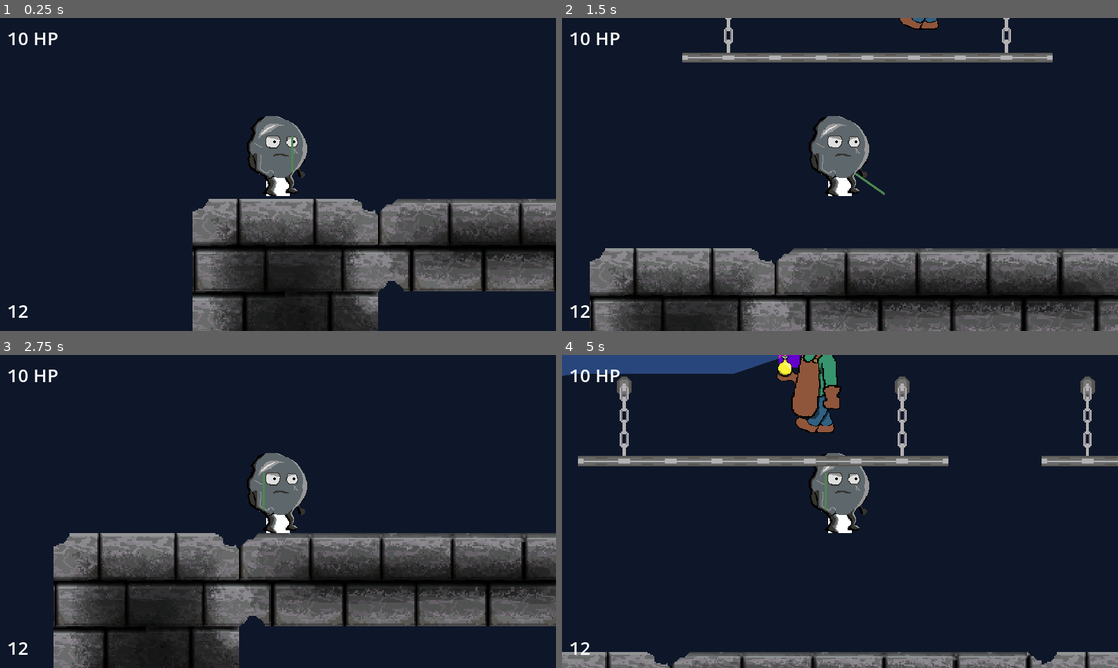
Above: before the commit, frames 1-4 (two rows, left to right).
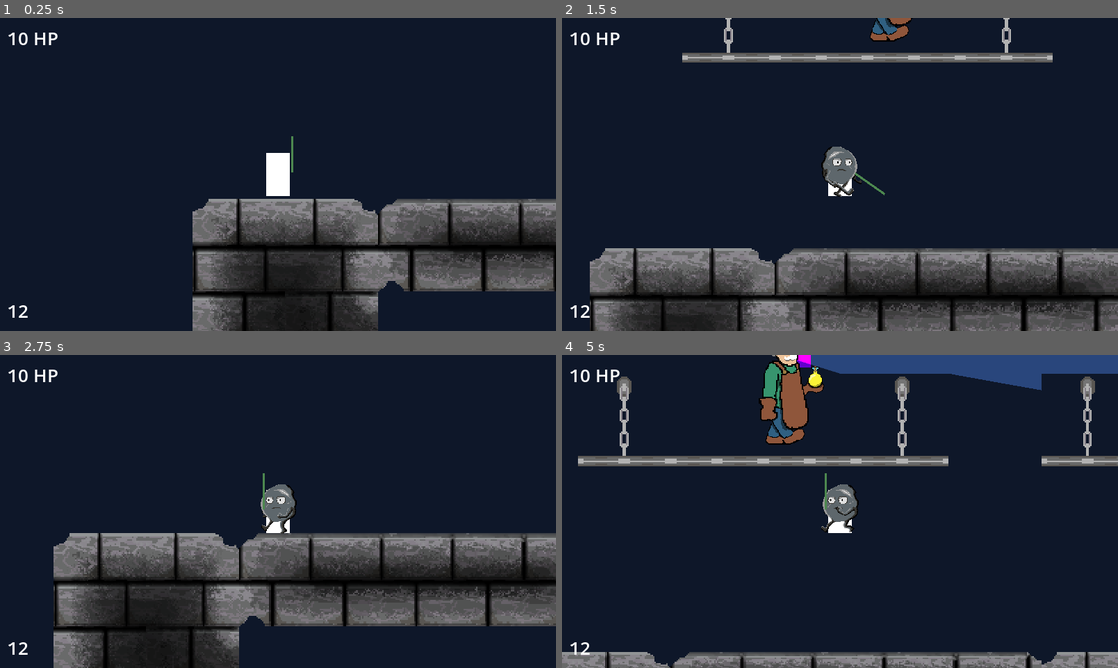
Above: after the commit, the same moments.

Repository: HJohnRoss/LastOfTheLead
Game: Godot game, scene res://scenes/level_1/level_1.tscn
The game is run twice, just before and just after one commit, with the same random seed, the same clock (stepped at 60 frames per second) and the same inputs.
Inputs (mouse positions are in pixels of both pictures, inside the frame that each line leads up to):
- Up to frame 1 (0.25 s): no input
- Up to frame 2 (1.5 s): move the mouse to (962, 158) at 0.52 s; hold D (right) from 0.53 s (still down); click (962, 158) at 0.6 s; tap Backspace (jump) at 0.77 s; move the mouse to (728, 190) at 1.27 s; click (728, 190) at 1.35 s
- Up to frame 3 (2.75 s): tap Backspace (jump) at 1.52 s; move the mouse to (333, 442) at 2.02 s; release D (right) at 2.03 s; hold A (left) from 2.03 s (still down); click (333, 442) at 2.1 s
- Up to frame 4 (5 s): move the mouse to (812, 574) at 2.77 s; release A (left) at 2.78 s; hold D (right) 2.78-4.28 s; click (812, 574) at 2.85 s; tap Backspace (jump) at 3.02, 3.77, 4.52 s; move the mouse to (1006, 558) at 3.52 s; click (1006, 558) at 3.6 s; move the mouse to (673, 464) at 4.27 s; hold A (left) from 4.28 s (still down); click (673, 464) at 4.35 s

The runs differ from the first frame. In frame 1, 1.9% of the frame differs, in the area x 44-56%, y 31-57%; in frame 2, 2.3%; in frame 3, 1.6%; in frame 4, 10%, in the area x 0-100%, y 0-57%.

Commit message:
Player_Animation_implemented

Diff:
--- a/scenes/level_1/level_1.tscn
+++ b/scenes/level_1/level_1.tscn
@@ -1,77 +1,10 @@
-[gd_scene load_steps=11 format=3 uid="uid://cga6vvddkquy2"]
+[gd_scene load_steps=5 format=3 uid="uid://cga6vvddkquy2"]
 
 [ext_resource type="PackedScene" uid="uid://d03q4bemjddqu" path="res://scenes/player/player.tscn" id="1_0u8j3"]
-[ext_resource type="Texture2D" uid="uid://dvvipqlyw4fgy" path="res://scenes/level_1/Lead_run_animation.png" id="2_0cxj5"]
 [ext_resource type="PackedScene" uid="uid://vcyql0fvj26" path="res://scenes/wizard/wizard.tscn" id="2_lbeue"]
 [ext_resource type="TileSet" uid="uid://daehrjcbr3ygo" path="res://assets/tilemap/Stone_brick.tres" id="3_f7v0a"]
-[ext_resource type="Texture2D" uid="uid://b8ec0b6jhh1jq" path="res://scenes/level_1/enemy_walk.png" id="3_u8f14"]
 
 [sub_resource type="CanvasTexture" id="CanvasTexture_gqqwt"]
-
-[sub_resource type="Animation" id="Animation_1hyqe"]
-loop_mode = 1
-tracks/0/type = "value"
-tracks/0/imported = false
-tracks/0/enabled = true
-tracks/0/path = NodePath(".:visible")
-tracks/0/interp = 1
-tracks/0/loop_wrap = false
-tracks/0/keys = {
-"times": PackedFloat32Array(0),
-"transitions": PackedFloat32Array(1),
-"update": 1,
-"values": [true]
-}
-tracks/1/type = "value"
-tracks/1/imported = false
-tracks/1/enabled = true
-tracks/1/path = NodePath(".:frame")
-tracks/1/interp = 1
-tracks/1/loop_wrap = false
-tracks/1/keys = {
-"times": PackedFloat32Array(0, 0.1, 0.2, 0.3, 0.4, 0.5, 0.6, 0.7, 0.8, 0.9),
-"transitions": PackedFloat32Array(1, 1, 1, 1, 1, 1, 1, 1, 1, 1),
-"update": 1,
-"values": [0, 1, 2, 3, 4, 5, 6, 7, 8, 7]
-}
-
-[sub_resource type="AnimationLibrary" id="AnimationLibrary_vob51"]
-_data = {
-"default": SubResource("Animation_1hyqe")
-}
-
-[sub_resource type="Animation" id="Animation_w28xn"]
-length = 0.8
-loop_mode = 1
-tracks/0/type = "value"
-tracks/0/imported = false
-tracks/0/enabled = true
-tracks/0/path = NodePath("Basic_Alchemist_Sprite:visible")
-tracks/0/interp = 1
-tracks/0/loop_wrap = false
-tracks/0/keys = {
-"times": PackedFloat32Array(0),
-"transitions": PackedFloat32Array(1),
-"update": 1,
-"values": [true]
-}
-tracks/1/type = "value"
-tracks/1/imported = false
-tracks/1/enabled = true
-tracks/1/path = NodePath("Basic_Alchemist_Sprite:frame")
-tracks/1/interp = 1
-tracks/1/loop_wrap = false
-tracks/1/keys = {
-"times": PackedFloat32Array(0, 0.1, 0.2, 0.3, 0.4, 0.5, 0.6, 0.7),
-"transitions": PackedFloat32Array(1, 1, 1, 1, 1, 1, 1, 1),
-"update": 1,
-"values": [0, 1, 2, 1, 0, 3, 4, 3]
-}
-
-[sub_resource type="AnimationLibrary" id="AnimationLibrary_wn580"]
-_data = {
-"default": SubResource("Animation_w28xn")
-}
 
 [node name="Level1" type="Node2D"]
 
@@ -84,64 +17,8 @@
 [node name="Player" parent="." instance=ExtResource("1_0u8j3")]
 position = Vector2(700, 910)
 
-[node name="Player_Sprite" type="Sprite2D" parent="Player"]
-texture_filter = 1
-position = Vector2(0, -17)
-scale = Vector2(0.5, 0.5)
-texture = ExtResource("2_0cxj5")
-hframes = 3
-vframes = 3
-metadata/_aseprite_wizard_config_ = {
-"i_mode": -1,
-"keep_anim_length": false,
-"layer": "",
-"o_ex_p": "",
-"o_folder": "",
-"o_name": "",
-"only_visible": false,
-"player": "Player/Player_Sprite/Player_Animation",
-"slice": "",
-"source": "E:/Art/aseprite/last_of_the_lead_art/Lead_run_animation.aseprite"
-}
-metadata/_aseprite_wizard_source_file_hash_ = "7b47b9a97cffa7714662502abf8676fc"
-
-[node name="Player_Animation" type="AnimationPlayer" parent="Player/Player_Sprite"]
-libraries = {
-"": SubResource("AnimationLibrary_vob51")
-}
-
 [node name="Basic_Alchemist" parent="." instance=ExtResource("2_lbeue")]
 position = Vector2(855, 748)
-rotation = 3.14159
-
-[node name="Basic_Alchemist_Sprite" type="Sprite2D" parent="Basic_Alchemist"]
-texture_filter = 1
-position = Vector2(-12, -10)
-rotation = 3.14159
-scale = Vector2(0.4, 0.4)
-texture = ExtResource("3_u8f14")
-hframes = 3
-vframes = 2
-frame = 3
-metadata/_aseprite_wizard_config_ = {
-"i_mode": -1,
-"keep_anim_length": false,
-"layer": "",
-"o_ex_p": "",
-"o_folder": "",
-"o_name": "",
-"only_visible": false,
-"player": "Wizard/AnimationPlayer",
-"slice": "",
-"source": "E:/Art/aseprite/last_of_the_lead_art/enemy_walk.ase"
-}
-metadata/_aseprite_wizard_source_file_hash_ = "fefae8c6ecdea712cda81aa6dd883203"
-
-[node name="Basic_Alchemist_Animation" type="AnimationPlayer" parent="Basic_Alchemist/Basic_Alchemist_Sprite"]
-root_node = NodePath("../..")
-libraries = {
-"": SubResource("AnimationLibrary_wn580")
-}
 
 [node name="TileMap" type="TileMap" parent="."]
 position = Vector2(1, 0)
--- a/scenes/player/player.gd
+++ b/scenes/player/player.gd
@@ -6,10 +6,9 @@
 @onready var marker_head_2: Marker2D = $Node2D/MarkerHead2
 @onready var marker_feet: Marker2D = $Node2D/MarkerFeet
 @onready var marker_feet_2: Marker2D = $Node2D/MarkerFeet2
-
+@onready var tree : AnimationTree = $Player_Animation_Tree
 
 @onready var reload_timer: Timer = $ReloadTimer
-
 @onready var marker_weapon_right: Marker2D = $MarkerWeaponRight
 @onready var marker_weapon_left: Marker2D = $MarkerWeaponLeft
 
@@ -25,24 +24,30 @@
 var new_backstab
 var weapon_left = false
 
-
 func _ready() -> void:
 	# setting up the global variables for raytracers
+	tree.active = true
 	GameManager.MARKER_FEET = marker_feet
 	GameManager.MARKER_HEAD = marker_head
 	GameManager.MARKER_FEET_2 = marker_feet_2
 	GameManager.MARKER_HEAD_2 = marker_head_2
-
 	# making an instace of the weapon
 	new_backstab = backstab.instantiate()
 	add_child(new_backstab)
 
-
 func _process(_delta: float) -> void:
 	if weapon_left:
 		new_backstab.global_position = marker_weapon_left.global_position
+		$Player_Sprite.flip_h = 1
 	else:
 		new_backstab.global_position = marker_weapon_right.global_position
+		$Player_Sprite.flip_h = 0
+
+	if velocity.x > 0 || velocity.x < 0:
+		tree.set("parameters/Ground_h/transition_request", "Run")
+	else:
+		tree.set("parameters/Ground_h/transition_request", "Idle")
+
 
 	# disabling the player when ded
 	# TODO get dead screen and checkpoints per level
@@ -67,11 +72,14 @@
 	if Input.is_action_pressed("left"):
 		velocity.x = -RUN_SPEED
 		weapon_left = true
+
 		if new_backstab.animation_player.is_playing():
 			new_backstab.swap_animation_side("left")
 	elif Input.is_action_pressed("right"):
 		velocity.x = RUN_SPEED
 		weapon_left = false
+
+
 		if new_backstab.animation_player.is_playing():
 			new_backstab.swap_animation_side("right")
 
--- a/scenes/player/player.tscn
+++ b/scenes/player/player.tscn
@@ -1,13 +1,270 @@
-[gd_scene load_steps=6 format=3 uid="uid://d03q4bemjddqu"]
+[gd_scene load_steps=18 format=3 uid="uid://d03q4bemjddqu"]
 
 [ext_resource type="Script" path="res://scenes/player/player.gd" id="1_lkwi8"]
 [ext_resource type="PackedScene" uid="uid://dnbd8nrlqosko" path="res://scenes/backstab/backstab.tscn" id="3_jy5vy"]
+[ext_resource type="Texture2D" uid="uid://brvlla2dyfdw6" path="res://scenes/player/Lead_idle_animation.png" id="3_o3ab8"]
 [ext_resource type="PackedScene" uid="uid://jlood4k8vocs" path="res://scenes/ui/game_ui.tscn" id="3_v0i56"]
+[ext_resource type="Texture2D" uid="uid://dvvipqlyw4fgy" path="res://scenes/player/Lead_run_animation.png" id="4_eemkp"]
+[ext_resource type="Texture2D" uid="uid://ccg8evjlwwv5q" path="res://scenes/player/Lead_run_transition.png" id="5_6wdgm"]
 
 [sub_resource type="RectangleShape2D" id="RectangleShape2D_2ribg"]
 size = Vector2(16, 30)
 
 [sub_resource type="CanvasTexture" id="CanvasTexture_y7mli"]
+
+[sub_resource type="AnimationNodeTransition" id="AnimationNodeTransition_undrx"]
+input_0/name = "Idle"
+input_0/auto_advance = false
+input_0/reset = true
+input_1/name = "Run"
+input_1/auto_advance = false
+input_1/reset = true
+
+[sub_resource type="AnimationNodeAnimation" id="AnimationNodeAnimation_ygjqs"]
+animation = &"Idle"
+
+[sub_resource type="AnimationNodeAnimation" id="AnimationNodeAnimation_twcnb"]
+animation = &"Running"
+
+[sub_resource type="AnimationNodeBlendTree" id="AnimationNodeBlendTree_86gix"]
+graph_offset = Vector2(-122.17, 220.17)
+nodes/Ground_h/node = SubResource("AnimationNodeTransition_undrx")
+nodes/Ground_h/position = Vector2(620, 140)
+nodes/Idle/node = SubResource("AnimationNodeAnimation_ygjqs")
+nodes/Idle/position = Vector2(160, 100)
+nodes/Run/node = SubResource("AnimationNodeAnimation_twcnb")
+nodes/Run/position = Vector2(160, 320)
+nodes/output/position = Vector2(1020, 40)
+node_connections = [&"Ground_h", 0, &"Idle", &"Ground_h", 1, &"Run", &"output", 0, &"Ground_h"]
+
+[sub_resource type="Animation" id="Animation_g1pgx"]
+resource_name = "Idle"
+length = 2.7
+loop_mode = 1
+tracks/0/type = "value"
+tracks/0/imported = false
+tracks/0/enabled = true
+tracks/0/path = NodePath(".:texture")
+tracks/0/interp = 1
+tracks/0/loop_wrap = true
+tracks/0/keys = {
+"times": PackedFloat32Array(0),
+"transitions": PackedFloat32Array(1),
+"update": 1,
+"values": [ExtResource("3_o3ab8")]
+}
+tracks/1/type = "value"
+tracks/1/imported = false
+tracks/1/enabled = true
+tracks/1/path = NodePath(".:hframes")
+tracks/1/interp = 1
+tracks/1/loop_wrap = true
+tracks/1/keys = {
+"times": PackedFloat32Array(0),
+"transitions": PackedFloat32Array(1),
+"update": 1,
+"values": [4]
+}
+tracks/2/type = "value"
+tracks/2/imported = false
+tracks/2/enabled = true
+tracks/2/path = NodePath(".:vframes")
+tracks/2/interp = 1
+tracks/2/loop_wrap = true
+tracks/2/keys = {
+"times": PackedFloat32Array(0),
+"transitions": PackedFloat32Array(1),
+"update": 1,
+"values": [3]
+}
+tracks/3/type = "value"
+tracks/3/imported = false
+tracks/3/enabled = true
+tracks/3/path = NodePath(".:frame")
+tracks/3/interp = 1
+tracks/3/loop_wrap = false
+tracks/3/keys = {
+"times": PackedFloat32Array(0, 0.1, 0.2, 0.3, 0.4, 0.5, 0.6, 0.7, 0.8, 0.9, 1, 1.1, 1.2, 1.3, 1.4, 1.5, 1.6, 1.7, 1.8, 1.9, 2, 2.1, 2.2, 2.3, 2.4, 2.5, 2.6),
+"transitions": PackedFloat32Array(1, 1, 1, 1, 1, 1, 1, 1, 1, 1, 1, 1, 1, 1, 1, 1, 1, 1, 1, 1, 1, 1, 1, 1, 1, 1, 1),
+"update": 1,
+"values": [0, 1, 2, 1, 2, 1, 0, 0, 0, 0, 0, 0, 0, 0, 0, 0, 0, 3, 4, 5, 6, 6, 7, 8, 9, 10, 11]
+}
+
+[sub_resource type="Animation" id="Animation_yykmm"]
+length = 0.001
+tracks/0/type = "value"
+tracks/0/imported = false
+tracks/0/enabled = true
+tracks/0/path = NodePath(".:texture")
+tracks/0/interp = 1
+tracks/0/loop_wrap = true
+tracks/0/keys = {
+"times": PackedFloat32Array(0),
+"transitions": PackedFloat32Array(1),
+"update": 1,
+"values": [ExtResource("3_o3ab8")]
+}
+tracks/1/type = "value"
+tracks/1/imported = false
+tracks/1/enabled = true
+tracks/1/path = NodePath(".:hframes")
+tracks/1/interp = 1
+tracks/1/loop_wrap = true
+tracks/1/keys = {
+"times": PackedFloat32Array(0),
+"transitions": PackedFloat32Array(1),
+"update": 1,
+"values": [4]
+}
+tracks/2/type = "value"
+tracks/2/imported = false
+tracks/2/enabled = true
+tracks/2/path = NodePath(".:vframes")
+tracks/2/interp = 1
+tracks/2/loop_wrap = true
+tracks/2/keys = {
+"times": PackedFloat32Array(0),
+"transitions": PackedFloat32Array(1),
+"update": 1,
+"values": [3]
+}
+tracks/3/type = "value"
+tracks/3/imported = false
+tracks/3/enabled = true
+tracks/3/path = NodePath(".:frame")
+tracks/3/interp = 1
+tracks/3/loop_wrap = true
+tracks/3/keys = {
+"times": PackedFloat32Array(0),
+"transitions": PackedFloat32Array(1),
+"update": 1,
+"values": [0]
+}
+
+[sub_resource type="Animation" id="Animation_e8udc"]
+resource_name = "default"
+loop_mode = 1
+tracks/0/type = "value"
+tracks/0/imported = false
+tracks/0/enabled = true
+tracks/0/path = NodePath(".:visible")
+tracks/0/interp = 1
+tracks/0/loop_wrap = false
+tracks/0/keys = {
+"times": PackedFloat32Array(0),
+"transitions": PackedFloat32Array(1),
+"update": 1,
+"values": [true]
+}
+tracks/1/type = "value"
+tracks/1/imported = false
+tracks/1/enabled = true
+tracks/1/path = NodePath(".:frame")
+tracks/1/interp = 1
+tracks/1/loop_wrap = false
+tracks/1/keys = {
+"times": PackedFloat32Array(0, 0.1, 0.2, 0.3, 0.4, 0.5, 0.6, 0.7, 0.8, 0.9),
+"transitions": PackedFloat32Array(1, 1, 1, 1, 1, 1, 1, 1, 1, 1),
+"update": 1,
+"values": [0, 1, 2, 3, 4, 5, 6, 7, 8, 7]
+}
+tracks/2/type = "value"
+tracks/2/imported = false
+tracks/2/enabled = true
+tracks/2/path = NodePath(".:texture")
+tracks/2/interp = 1
+tracks/2/loop_wrap = true
+tracks/2/keys = {
+"times": PackedFloat32Array(0.0343146),
+"transitions": PackedFloat32Array(1),
+"update": 1,
+"values": [ExtResource("4_eemkp")]
+}
+tracks/3/type = "value"
+tracks/3/imported = false
+tracks/3/enabled = true
+tracks/3/path = NodePath(".:hframes")
+tracks/3/interp = 1
+tracks/3/loop_wrap = true
+tracks/3/keys = {
+"times": PackedFloat32Array(0.0343146),
+"transitions": PackedFloat32Array(1),
+"update": 1,
+"values": [3]
+}
+tracks/4/type = "value"
+tracks/4/imported = false
+tracks/4/enabled = true
+tracks/4/path = NodePath(".:vframes")
+tracks/4/interp = 1
+tracks/4/loop_wrap = true
+tracks/4/keys = {
+"times": PackedFloat32Array(0.0343146),
+"transitions": PackedFloat32Array(1),
+"update": 1,
+"values": [3]
+}
+
+[sub_resource type="Animation" id="Animation_i3t3u"]
+resource_name = "Transition"
+length = 0.2
+loop_mode = 1
+tracks/0/type = "value"
+tracks/0/imported = false
+tracks/0/enabled = true
+tracks/0/path = NodePath(".:texture")
+tracks/0/interp = 1
+tracks/0/loop_wrap = true
+tracks/0/keys = {
+"times": PackedFloat32Array(0),
+"transitions": PackedFloat32Array(1),
+"update": 1,
+"values": [ExtResource("5_6wdgm")]
+}
+tracks/1/type = "value"
+tracks/1/imported = false
+tracks/1/enabled = true
+tracks/1/path = NodePath(".:hframes")
+tracks/1/interp = 1
+tracks/1/loop_wrap = true
+tracks/1/keys = {
+"times": PackedFloat32Array(0),
+"transitions": PackedFloat32Array(1),
+"update": 1,
+"values": [2]
+}
+tracks/2/type = "value"
+tracks/2/imported = false
+tracks/2/enabled = true
+tracks/2/path = NodePath(".:vframes")
+tracks/2/interp = 1
+tracks/2/loop_wrap = true
+tracks/2/keys = {
+"times": PackedFloat32Array(0),
+"transitions": PackedFloat32Array(1),
+"update": 1,
+"values": [1]
+}
+tracks/3/type = "value"
+tracks/3/imported = false
+tracks/3/enabled = true
+tracks/3/path = NodePath(".:frame")
+tracks/3/interp = 1
+tracks/3/loop_wrap = true
+tracks/3/keys = {
+"times": PackedFloat32Array(0, 0.1),
+"transitions": PackedFloat32Array(1, 1),
+"update": 1,
+"values": [0, 1]
+}
+
+[sub_resource type="AnimationLibrary" id="AnimationLibrary_vob51"]
+_data = {
+"Idle": SubResource("Animation_g1pgx"),
+"RESET": SubResource("Animation_yykmm"),
+"Running": SubResource("Animation_e8udc"),
+"Transition": SubResource("Animation_i3t3u")
+}
 
 [node name="Player" type="CharacterBody2D" groups=["player"]]
 script = ExtResource("1_lkwi8")
@@ -21,6 +278,44 @@
 scale = Vector2(16.1289, 30)
 texture = SubResource("CanvasTexture_y7mli")
 
+[node name="Player_Sprite" type="Sprite2D" parent="."]
+texture_filter = 1
+position = Vector2(0, -4)
+scale = Vector2(0.3, 0.3)
+texture = ExtResource("3_o3ab8")
+hframes = 4
+vframes = 3
+metadata/_aseprite_wizard_config_ = {
+"i_mode": -1,
+"keep_anim_length": false,
+"layer": "",
+"o_ex_p": "",
+"o_folder": "",
+"o_name": "",
+"only_visible": false,
+"player": "Player_Sprite/Player_Animation",
+"slice": "",
+"source": "E:/Art/aseprite/last_of_the_lead_art/Lead_run_transition.aseprite"
+}
+metadata/_aseprite_wizard_source_file_hash_ = "6f49399fb948df4f2b804a407e26bd3d"
+metadata/_aseprite_wizard_interface_config_ = {
+"animation_section": false
+}
+
+[node name="Player_Animation_Tree" type="AnimationTree" parent="."]
+root_node = NodePath("../Player_Sprite")
+tree_root = SubResource("AnimationNodeBlendTree_86gix")
+anim_player = NodePath("../Player_Animation")
+parameters/Ground_h/current_state = "Idle"
+parameters/Ground_h/transition_request = ""
+parameters/Ground_h/current_index = 0
+
+[node name="Player_Animation" type="AnimationPlayer" parent="."]
+root_node = NodePath("../Player_Sprite")
+libraries = {
+"": SubResource("AnimationLibrary_vob51")
+}
+
 [node name="ReloadTimer" type="Timer" parent="."]
 wait_time = 12.0
 one_shot = true
--- a/scenes/wizard/wizard.tscn
+++ b/scenes/wizard/wizard.tscn
@@ -1,9 +1,43 @@
-[gd_scene load_steps=5 format=3 uid="uid://vcyql0fvj26"]
+[gd_scene load_steps=8 format=3 uid="uid://vcyql0fvj26"]
 
 [ext_resource type="Script" path="res://scenes/wizard/wizard.gd" id="1_8aw3p"]
+[ext_resource type="Texture2D" uid="uid://b8ec0b6jhh1jq" path="res://scenes/level_1/enemy_walk.png" id="2_kub2m"]
 [ext_resource type="PackedScene" uid="uid://24cpksp7nedu" path="res://scenes/light/point_light_2d.tscn" id="2_yhb3h"]
 
 [sub_resource type="CanvasTexture" id="CanvasTexture_xgjht"]
+
+[sub_resource type="Animation" id="Animation_w28xn"]
+length = 0.8
+loop_mode = 1
+tracks/0/type = "value"
+tracks/0/imported = false
+tracks/0/enabled = true
+tracks/0/path = NodePath("Basic_Alchemist_Sprite:visible")
+tracks/0/interp = 1
+tracks/0/loop_wrap = false
+tracks/0/keys = {
+"times": PackedFloat32Array(0),
+"transitions": PackedFloat32Array(1),
+"update": 1,
+"values": [true]
+}
+tracks/1/type = "value"
+tracks/1/imported = false
+tracks/1/enabled = true
+tracks/1/path = NodePath("Basic_Alchemist_Sprite:frame")
+tracks/1/interp = 1
+tracks/1/loop_wrap = false
+tracks/1/keys = {
+"times": PackedFloat32Array(0, 0.1, 0.2, 0.3, 0.4, 0.5, 0.6, 0.7),
+"transitions": PackedFloat32Array(1, 1, 1, 1, 1, 1, 1, 1),
+"update": 1,
+"values": [0, 1, 2, 1, 0, 3, 4, 3]
+}
+
+[sub_resource type="AnimationLibrary" id="AnimationLibrary_wn580"]
+_data = {
+"default": SubResource("Animation_w28xn")
+}
 
 [sub_resource type="RectangleShape2D" id="RectangleShape2D_vwblx"]
 size = Vector2(22, 32)
@@ -17,6 +51,36 @@
 scale = Vector2(22, 32)
 texture = SubResource("CanvasTexture_xgjht")
 
+[node name="Basic_Alchemist_Sprite" type="Sprite2D" parent="."]
+texture_filter = 1
+position = Vector2(-5, 18)
+rotation = 6.28319
+scale = Vector2(0.4, 0.4)
+texture = ExtResource("2_kub2m")
+flip_h = true
+hframes = 3
+vframes = 2
+frame = 3
+metadata/_aseprite_wizard_config_ = {
+"i_mode": -1,
+"keep_anim_length": false,
+"layer": "",
+"o_ex_p": "",
+"o_folder": "",
+"o_name": "",
+"only_visible": false,
+"player": "Wizard/AnimationPlayer",
+"slice": "",
+"source": "E:/Art/aseprite/last_of_the_lead_art/enemy_walk.ase"
+}
+metadata/_aseprite_wizard_source_file_hash_ = "fefae8c6ecdea712cda81aa6dd883203"
+
+[node name="Basic_Alchemist_Animation" type="AnimationPlayer" parent="Basic_Alchemist_Sprite"]
+root_node = NodePath("../..")
+libraries = {
+"": SubResource("AnimationLibrary_wn580")
+}
+
 [node name="CollisionShape2D" type="CollisionShape2D" parent="."]
 shape = SubResource("RectangleShape2D_vwblx")
 
Binary file added: scenes/player/Lead_idle_animation.png
Renamed: scenes/level_1/Lead_run_animation.png -> scenes/player/Lead_run_animation.png
Binary file added: scenes/player/Lead_run_transition.png
